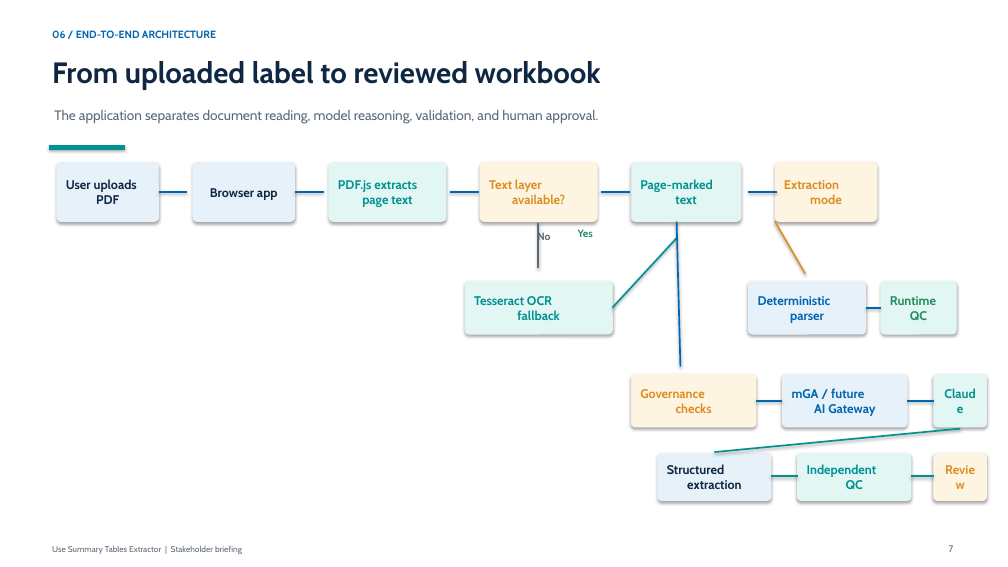
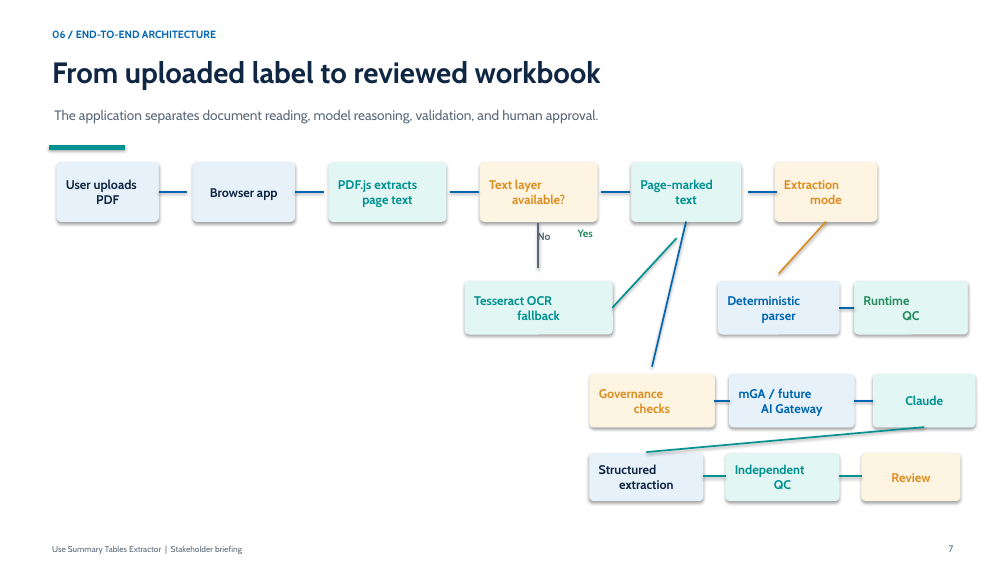
Before and after one commit to karanbayer/use-summary-table, a slide deck: slide 7 of docs/Use-Summary-Tables-Stakeholder-Briefing.pptx. Drawn at 1008x567 pixels with LibreOffice and Linux fonts; fonts in the diff are those of the drawing. Boxes give left, top, right and bottom in pixels: in the first picture for what was removed or moved away, otherwise in the second. Text is boxed around its words. In the diff, an @@ line names an element or a change of style, - is before the commit and + after.

```diff
--- a/docs/Use-Summary-Tables-Stakeholder-Briefing.pptx
+++ b/docs/Use-Summary-Tables-Stakeholder-Briefing.pptx
@@ line moved from (677, 222) - (681, 367) to (686, 222) - (652, 367) @@
@@ line moved from (775, 222) - (805, 274) to (827, 222) - (779, 274) @@
@@ rounded rectangle: place and size @@
-rounded rectangle at <box>749,281,866,334</box>
+rounded rectangle at <box>718,281,839,334</box>
@@ text "Deterministic parser": place and size @@
-text "Deterministic parser" at <box>758,296,831,323</box>
+text "Deterministic parser" at <box>727,296,800,323</box>
@@ rounded rectangle: place and size @@
-rounded rectangle at <box>881,281,957,334</box>
+rounded rectangle at <box>854,281,968,334</box>
@@ text "Runtime QC" rewrapped from <box>890,296,936,320</box> to <box>863,296,919,320</box> @@
@@ line moved from (866, 308) - (881, 308) to (839, 308) - (854, 308) @@
@@ rounded rectangle: place and size @@
-rounded rectangle at <box>631,374,756,427</box>
+rounded rectangle at <box>590,374,715,427</box>
@@ text "Governance checks": place and size @@
-text "Governance checks" at <box>640,389,712,413</box>
+text "Governance checks" at <box>599,389,670,413</box>
@@ rounded rectangle: place and size @@
-rounded rectangle at <box>783,374,907,427</box>
+rounded rectangle at <box>730,374,854,427</box>
@@ text "mGA / future AI Gateway": place and size @@
-text "mGA / future AI Gateway" at <box>792,388,875,416</box>
+text "mGA / future AI Gateway" at <box>739,388,822,416</box>
@@ rounded rectangle: place and size @@
-rounded rectangle at <box>934,374,987,427</box>
+rounded rectangle at <box>873,374,975,427</box>
@@ text "Claude" rewrapped from <box>940,380,981,421</box> to <box>905,395,943,405</box> @@
@@ line moved from (756, 401) - (783, 401) to (715, 401) - (730, 401) @@
@@ line moved from (907, 401) - (934, 401) to (854, 401) - (873, 401) @@
@@ line moved from (960, 429) - (715, 452) to (924, 427) - (647, 452) @@
@@ line moved from (771, 476) - (798, 476) to (703, 476) - (726, 476) @@
@@ 2 texts, 2 rounded rectangles, 1 line: place and size @@
-2 texts, 2 rounded rectangles, 1 line at <box>658,454,934,501</box>
+2 texts, 2 rounded rectangles, 1 line at <box>590,454,862,501</box>
@@ rounded rectangle: place and size @@
-rounded rectangle at <box>934,454,987,501</box>
+rounded rectangle at <box>862,454,960,501</box>
@@ text "Review" rewrapped from <box>940,460,981,495</box> to <box>891,473,930,482</box> @@
```
Also in this commit, not shown: 5 other slides changed, 1 slide added, 14 other files.
